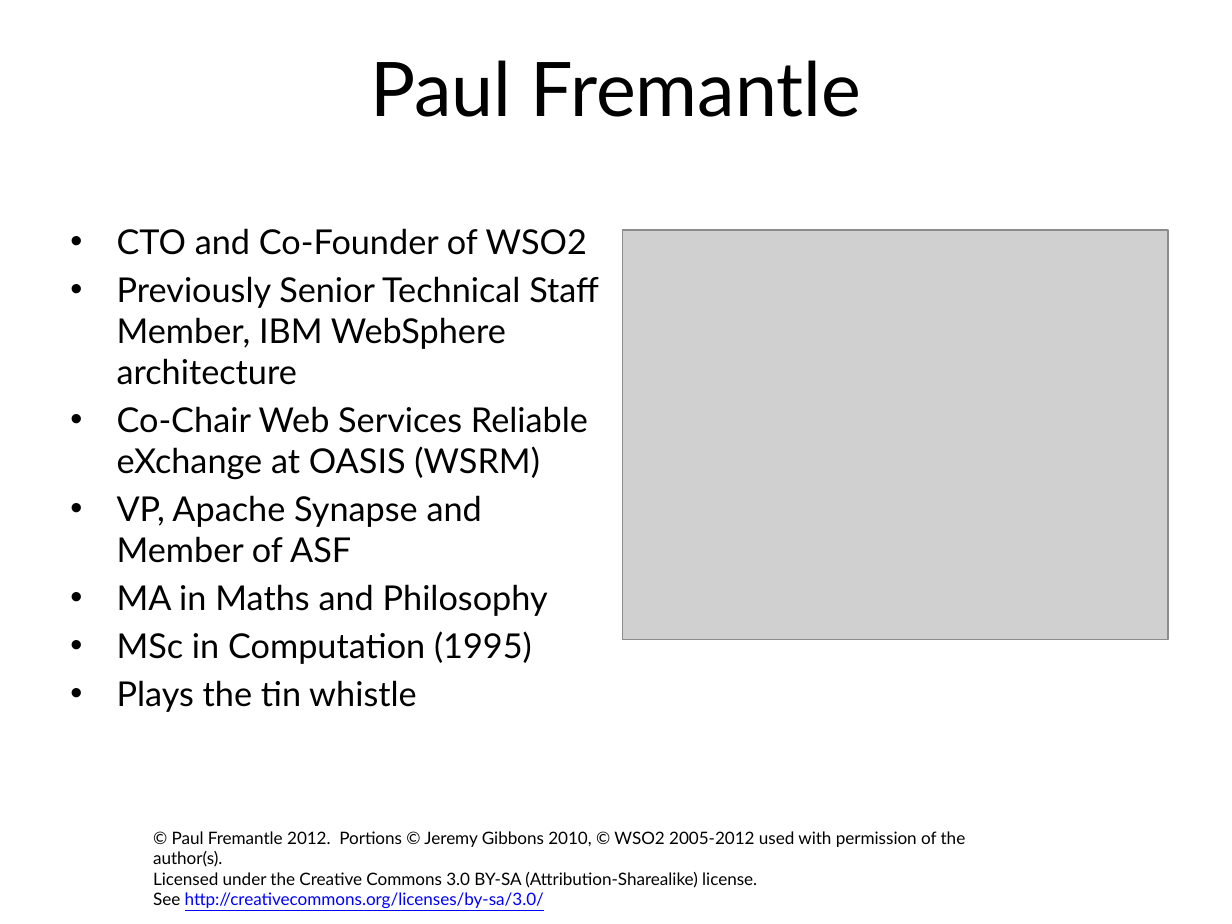
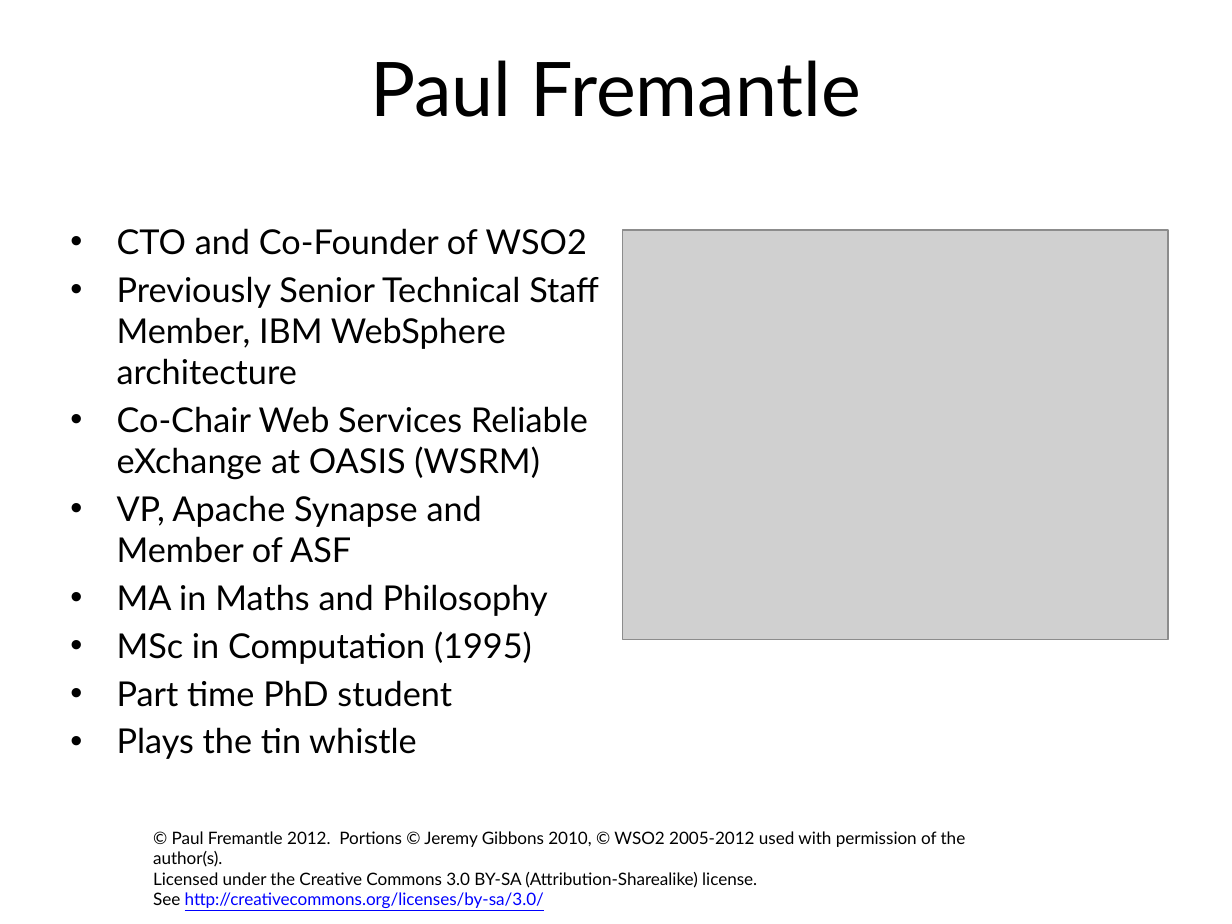
Before and after one commit to pzfreo/ox-soa-old, a slide deck: slide 11 of presentations/source/00-intro.pptx. Drawn at 1232x924 pixels with LibreOffice and Linux fonts; fonts in the diff are those of the drawing; grey boxes stand for pictures; background and template pictures are left out. Boxes give left, top, right and bottom in pixels: in the first picture for what was removed or moved away, otherwise in the second. Text is boxed around its words. In the diff, an @@ line names an element or a change of style, - is before the commit and + after.

```diff
--- a/presentations/source/00-intro.pptx
+++ b/presentations/source/00-intro.pptx
@@ text at (117,680,452,707): paragraph added @@
+• Part time PhD student
```
Also in this commit, not shown: 2 other slides changed, 5 other files.
